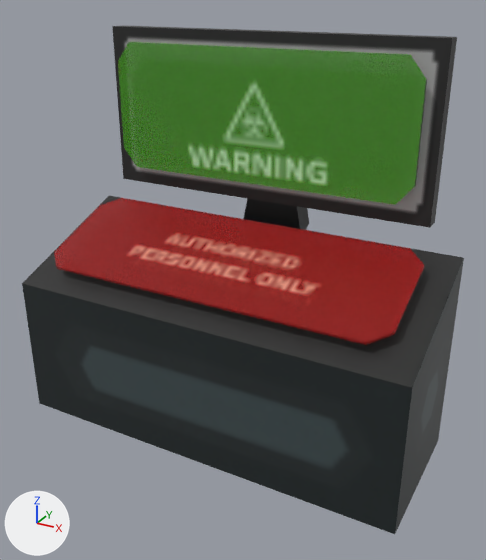
Renders of the FBX model TheOneEditor/Assets/Meshes/SM_ComputerDesk.fbx from each side of a commit.
Rendered twice from a 50 mm camera at (-4.941, 14.094, 0.474) aimed at (-5.264, 14.681, 0.18). Every picture has the same lights, and +X, +Y and +Z are marked at lower left. Where no turn or scale is listed for an object, it has been applied to the vertices.

The scene before the commit, as lines of its bpy script (objects in view):
```python
mat_m_computerdesk_green = principled_material('M_ComputerDesk_GREEN')
mat_m_computerdesk_green.texture = img_m_computerdesk_green_bc_png  # with its transparency
me_mesh = bpy.data.meshes.new('Mesh')
me_mesh.from_pydata(...)  # 64 vertices, 44 faces; spans x 0.0..0.45, y -0.162..0.046, z 0.0..0.43
me_mesh.materials.append(mat_m_computerdesk_green)  # picture img_m_computerdesk_green_bc_png
ob_sm_computerdesk = bpy.data.objects.new('SM_ComputerDesk', me_mesh)
ob_sm_computerdesk.location = (-5.5, 14.75, 0.0)
```
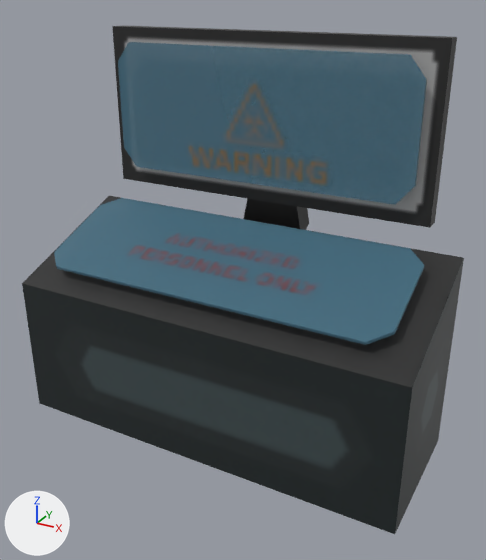
The newer file is also turned or shifted as a whole; pictures and numbers use the older file's frame.

Boxes (x1, y1, x2, y2) around the edits, measured in the pictures (486 x 560 px):
'SM_ComputerDesk', surface changed: (51, 39, 429, 348) in both

Edits to the bpy script that builds the scene:
```text
Add img_m_computerdesk_bc_png:
    img_m_computerdesk_bc_png = load_image('M_ComputerDesk_BC.png', 'M_ComputerDesk_BC.png', 256, 256, 'sRGB')
Change mat_m_computerdesk_green:
    mat_m_computerdesk_green.texture: img_m_computerdesk_green_bc_png -> img_m_computerdesk_bc_png  # with its transparency
```
